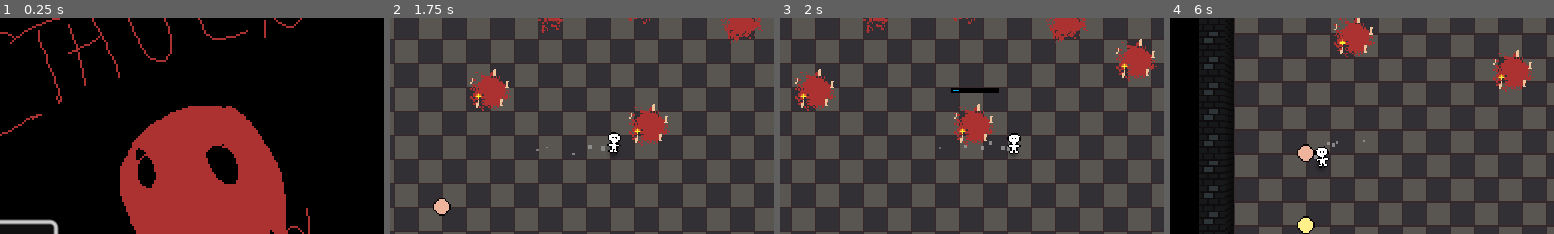
Above: before the commit, frames 1-4 (left to right).
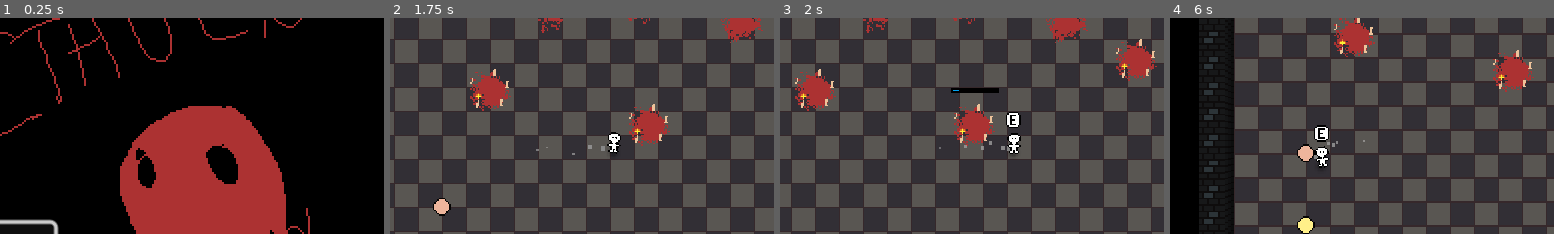
Above: after the commit, the same moments.

Repository: Allov/ld55
Game: Godot game, scene res://scenes/main.tscn
Same seed, same stepped clock (60 frames per second), same inputs: the game is played once before the commit and once after it. The engine's default icon, where the game draws it, is replaced by a stand-in: a white triangle on a blue panel in a dark square.
Inputs:
- Up to frame 1 (0.25 s): no input
- Up to frame 2 (1.75 s): click "START" at 0.5 s; tap Enter at 1.25 s; hold D (move_right) from 1.28 s (still down); hold E (action) from 1.28 s (still down)
- Up to frame 3 (2 s): keep holding D (move_right); keep holding E (action)
- Up to frame 4 (6 s): release D (move_right) at 2.03 s; release E (action) at 2.03 s; hold Down (move_down) 2.03-2.78 s; tap E (action) at 2.1, 3.6, 5.3 s; hold D (move_right) 2.78-3.53 s; hold E (action) 2.78-3.53 s; tap Space (dash) at 2.85, 5.1 s; hold W (move_up) 3.53-4.28 s; hold E (action) 4.28-5.03 s; hold A (move_left) 4.28-5.78 s; hold Down (move_down) from 5.78 s (still down); hold E (action) from 5.78 s (still down)
The pictures show only the part of the screen within x 26-76%, y 21-71%; the shares and areas given below are measured in that part.

Frames 1-2 are identical in both runs. In frame 3, 0.3% of the frame differs, in the area x 58-63%, y 43-51%; in frame 4, 0.3%, in the area x 37-42%, y 49-58%.

Commit message:
interact indicator

Diff:
--- a/scenes/player.tscn
+++ b/scenes/player.tscn
@@ -1,9 +1,10 @@
-[gd_scene load_steps=13 format=3 uid="uid://b4ck1ajh7elbm"]
+[gd_scene load_steps=16 format=3 uid="uid://b4ck1ajh7elbm"]
 
 [ext_resource type="Script" path="res://scripts/player.gd" id="1_qmujo"]
 [ext_resource type="Texture2D" uid="uid://bqujgyr3aaqwj" path="res://assets/player.png" id="2_kghhj"]
 [ext_resource type="Texture2D" uid="uid://d2mt8s4xttpj7" path="res://assets/shadow.png" id="2_u5l8y"]
 [ext_resource type="Script" path="res://components/hurtbox.gd" id="3_v62kt"]
+[ext_resource type="Texture2D" uid="uid://bn0uruyssni05" path="res://assets/action_key.png" id="5_a2goi"]
 
 [sub_resource type="Curve" id="Curve_frggu"]
 max_value = 5.0
@@ -59,6 +60,40 @@
 "walk": SubResource("Animation_visx0")
 }
 
+[sub_resource type="Animation" id="Animation_ovl48"]
+resource_name = "bounce"
+length = 0.5
+loop_mode = 1
+tracks/0/type = "value"
+tracks/0/imported = false
+tracks/0/enabled = true
+tracks/0/path = NodePath(".:position")
+tracks/0/interp = 1
+tracks/0/loop_wrap = true
+tracks/0/keys = {
+"times": PackedFloat32Array(0, 0.1),
+"transitions": PackedFloat32Array(1, 1),
+"update": 0,
+"values": [Vector2(0, -13), Vector2(0, -15)]
+}
+tracks/1/type = "value"
+tracks/1/imported = false
+tracks/1/enabled = true
+tracks/1/path = NodePath(".:scale")
+tracks/1/interp = 1
+tracks/1/loop_wrap = true
+tracks/1/keys = {
+"times": PackedFloat32Array(0, 0.1),
+"transitions": PackedFloat32Array(1, 1),
+"update": 0,
+"values": [Vector2(1, 1), Vector2(1.1, 1.1)]
+}
+
+[sub_resource type="AnimationLibrary" id="AnimationLibrary_1l6vf"]
+_data = {
+"bounce": SubResource("Animation_ovl48")
+}
+
 [node name="Player" type="CharacterBody2D"]
 collision_layer = 4
 collision_mask = 9
@@ -112,3 +147,18 @@
 libraries = {
 "": SubResource("AnimationLibrary_u5y1v")
 }
+
+[node name="ActionInRange" type="Node2D" parent="."]
+visible = false
+position = Vector2(0, -13.5345)
+scale = Vector2(1.02672, 1.02672)
+
+[node name="Sprite2D" type="Sprite2D" parent="ActionInRange"]
+position = Vector2(0, -3)
+texture = ExtResource("5_a2goi")
+
+[node name="AnimationPlayer" type="AnimationPlayer" parent="ActionInRange"]
+libraries = {
+"": SubResource("AnimationLibrary_1l6vf")
+}
+autoplay = "bounce"
--- a/scripts/player.gd
+++ b/scripts/player.gd
@@ -21,8 +21,9 @@
 
 func _process(_delta):
 	var object_in_range = null
+	object_in_range = get_object_in_range()
+
 	if Input.is_action_just_pressed("action"):
-		object_in_range = get_object_in_range()
 
 		if object_in_range:
 			# If the player is not holding an object and an object is in range, pick it up.
@@ -36,6 +37,16 @@
 				interact_with_object(object_in_range)
 		else:
 			clear_object_in_hand()
+
+	var object_in_range_interactable = false
+	if object_in_range is CookingStation:
+		object_in_range_interactable = object_in_range.cooking_ingredient or (object_in_hand is Ingredient and object_in_hand.cooked == false and object_in_range.accepts == object_in_hand.kind)
+	elif object_in_range is Plate:
+		object_in_range_interactable = object_in_hand == null or (object_in_hand is Ingredient and object_in_hand.cooked)
+	elif object_in_range:
+		object_in_range_interactable = true
+
+	$ActionInRange.visible = object_in_range_interactable or summoning_enemy_station_in_range or summoning_guard_station_in_range
 
 	if object_in_hand:
 		return
Binary file added: assets/action_button_ps.png
Not shown, added: assets/action_button_ps.png.import
Binary file added: assets/action_button_xbox.png
Not shown, added: assets/action_button_xbox.png.import
Binary file added: assets/action_key.png
Not shown, added: assets/action_key.png.import
